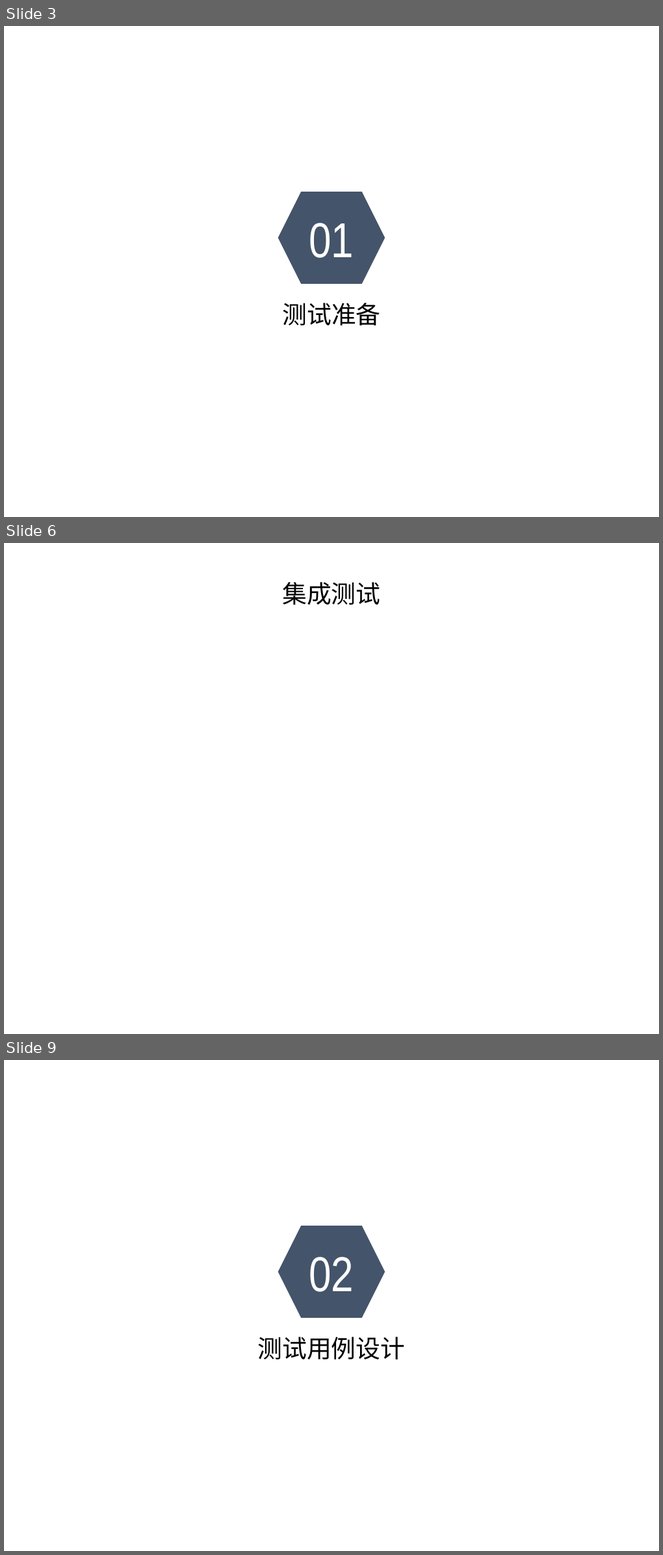
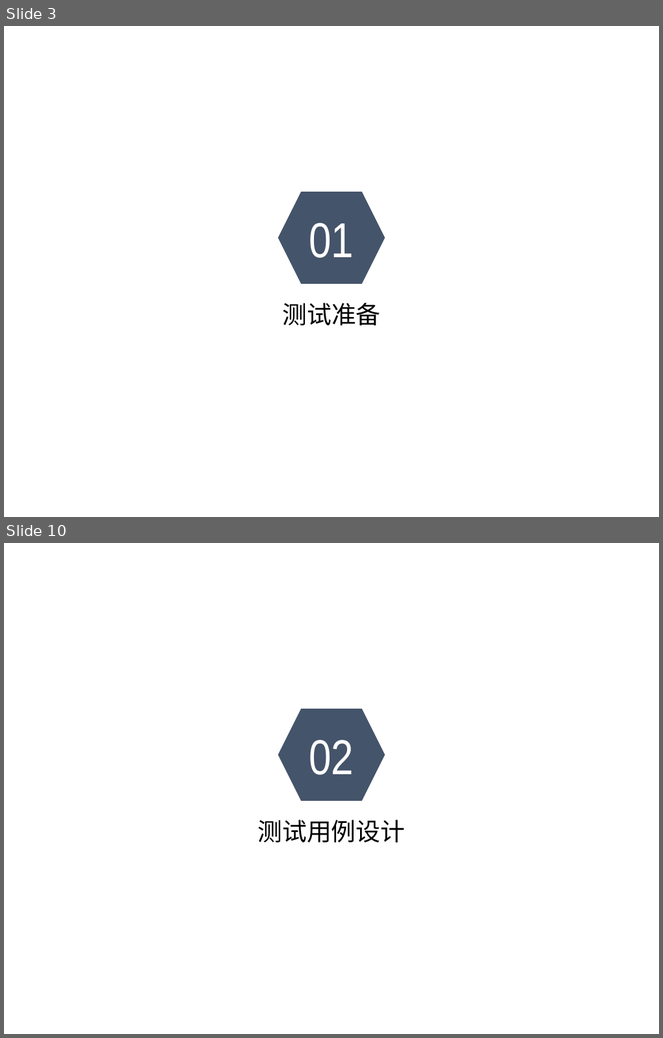
Before and after one commit to sebuaa2019/Team201, a slide deck: 测试报告.pptx. Shown one above the other, each under a label of ours: slides 3, 6 and 9 before the commit, slides 3 and 10 after it; the slides between them are not shown. The pictures are 663x1555 and 663x1038 pixels, drawn with LibreOffice and Linux fonts; fonts in the diff are those of the drawing; background and template pictures are left out. Boxes give left, top, right and bottom in pixels: in the first picture for what was removed or moved away, otherwise in the second. Text is boxed around its words. In the diff, an @@ line names an element or a change of style, - is before the commit and + after.

```diff
--- a/测试报告.pptx
+++ b/测试报告.pptx
@@ slide 6 removed at (x1=4, y1=543, x2=659, y2=1034), background picture (left out) @@
@@ text removed at (x1=282, y1=582, x2=380, y2=605) @@
-集成测试
@@ what was slide 9 is now slide 10 @@
```
Also in this commit, not shown: 14 slides added, 4 other slides removed.
